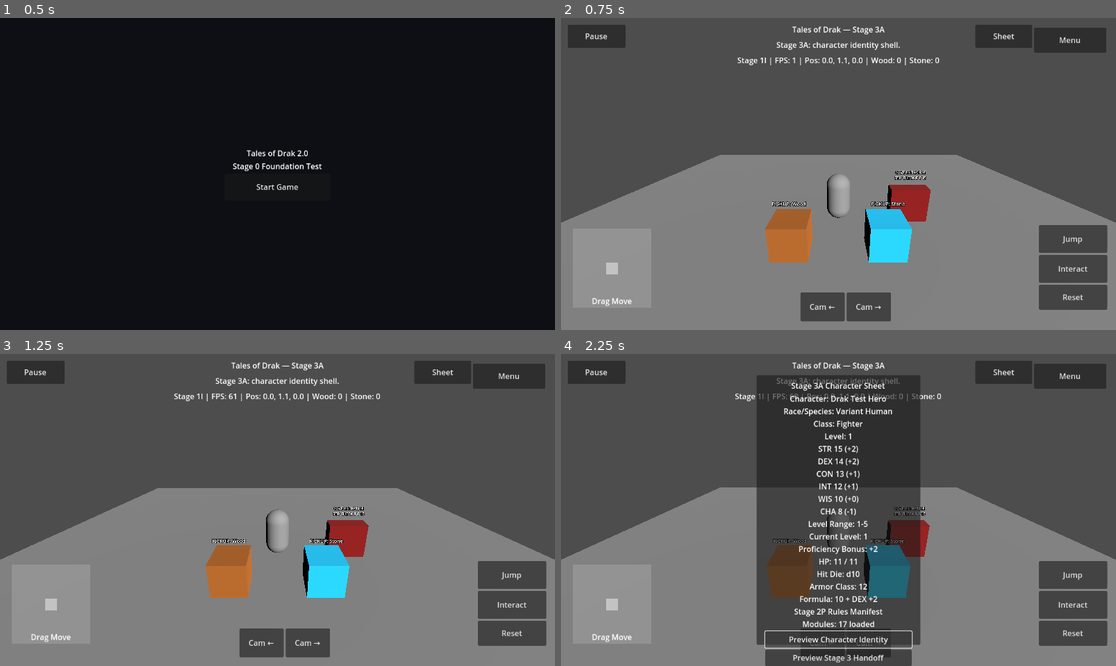
Above: before the commit, frames 1-4 (two rows, left to right).
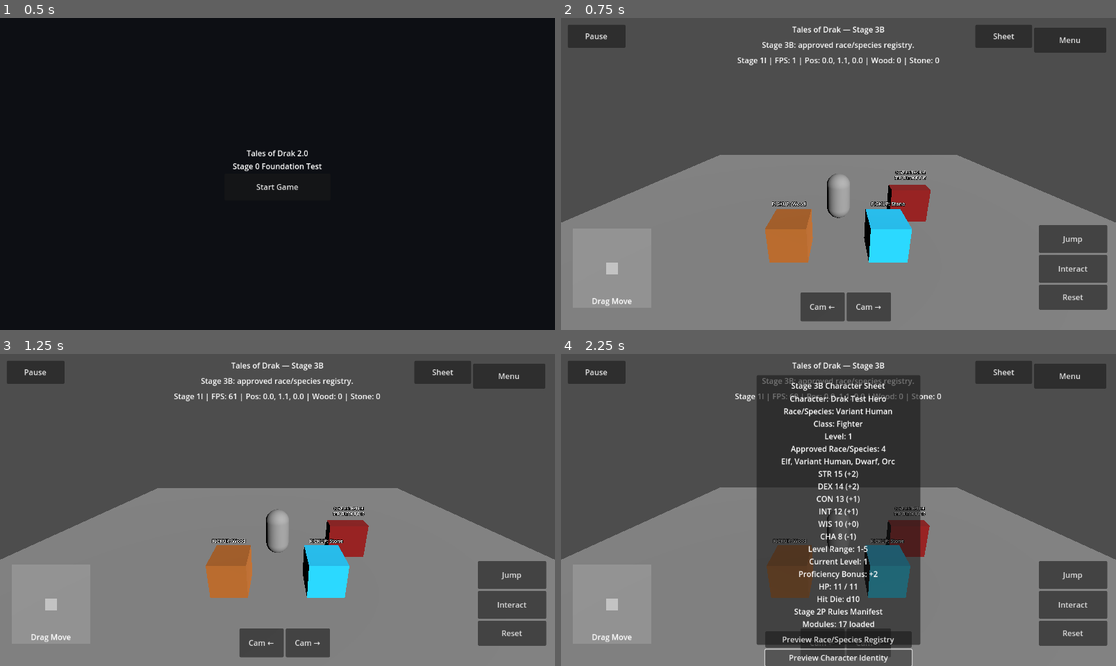
Above: after the commit, the same moments.

Repository: tristanvickery20/Tales-of-Drak-2.0
Game: Godot game, scene res://scenes/main_menu/main_menu.tscn
Two runs of this game, one before a commit and one after it. Both use one fixed random seed, a clock stepped at 60 frames per second and the inputs below.
Inputs:
- Up to frame 1 (0.5 s): no input
- Up to frame 2 (0.75 s): click "Start Game" at 0.5 s
- Up to frame 3 (1.25 s): no input
- Up to frame 4 (2.25 s): click "Sheet" at 1.25 s; click "Preview Character Identity" at 2 s

Frame 1 is identical in both runs. In frame 2, 0.3% of the frame differs, in the area x 36-64%, y 2-11%; in frame 3, 0.3%; in frame 4, 2.9%, in the area x 36-64%, y 2-100%.

Commit message:
Add Stage 3B race species registry sheet preview

Diff:
--- a/drak/ui/drak_character_sheet_overlay.gd
+++ b/drak/ui/drak_character_sheet_overlay.gd
@@ -16,13 +16,14 @@
 const SPELLCASTING_SCRIPT := preload("res://drak/rules/drak_spellcasting.gd")
 const RULES_MANIFEST_SCRIPT := preload("res://drak/rules/drak_rules_manifest.gd")
 
-const CURRENT_STAGE_TITLE := "Tales of Drak — Stage 3A"
-const CURRENT_STAGE_STATUS := "Stage 3A: character identity shell."
+const CURRENT_STAGE_TITLE := "Tales of Drak — Stage 3B"
+const CURRENT_STAGE_STATUS := "Stage 3B: approved race/species registry."
 const CURRENT_LEVEL := 1
 
 const CHARACTER_NAME := "Drak Test Hero"
 const RACE_SPECIES_NAME := "Variant Human"
 const CLASS_NAME := "Fighter"
+const APPROVED_RACE_SPECIES_TEXT := "Approved Race/Species: 4\nElf, Variant Human, Dwarf, Orc"
 
 var _ability_scores: DrakAbilityScores = ABILITY_SCORES_SCRIPT.new()
 var _dice_roller: DrakDiceRoller = DICE_ROLLER_SCRIPT.new()
@@ -102,7 +103,7 @@
 
 	var title := Label.new()
 	title.name = "CharacterSheetTitle"
-	title.text = "Stage 3A Character Sheet"
+	title.text = "Stage 3B Character Sheet"
 	title.horizontal_alignment = HORIZONTAL_ALIGNMENT_CENTER
 	title.mouse_filter = Control.MOUSE_FILTER_IGNORE
 	box.add_child(title)
@@ -113,6 +114,14 @@
 	_sheet_text.horizontal_alignment = HORIZONTAL_ALIGNMENT_CENTER
 	_sheet_text.mouse_filter = Control.MOUSE_FILTER_IGNORE
 	box.add_child(_sheet_text)
+
+	var race_registry_button := Button.new()
+	race_registry_button.name = "PreviewRaceSpeciesRegistryButton"
+	race_registry_button.text = "Preview Race/Species Registry"
+	race_registry_button.custom_minimum_size = Vector2(270, 34)
+	race_registry_button.mouse_filter = Control.MOUSE_FILTER_STOP
+	race_registry_button.pressed.connect(_preview_race_species_registry)
+	box.add_child(race_registry_button)
 
 	var identity_button := Button.new()
 	identity_button.name = "PreviewCharacterIdentityButton"
@@ -138,14 +147,6 @@
 	rules_audit_button.pressed.connect(_preview_rules_audit)
 	box.add_child(rules_audit_button)
 
-	var preview_level_button := Button.new()
-	preview_level_button.name = "PreviewLevelFiveButton"
-	preview_level_button.text = "Preview Level 5"
-	preview_level_button.custom_minimum_size = Vector2(270, 34)
-	preview_level_button.mouse_filter = Control.MOUSE_FILTER_STOP
-	preview_level_button.pressed.connect(_preview_level_five)
-	box.add_child(preview_level_button)
-
 	var spend_hit_die_button := Button.new()
 	spend_hit_die_button.name = "SpendHitDieButton"
 	spend_hit_die_button.text = "Spend Hit Die"
@@ -164,7 +165,7 @@
 
 	_check_result_text = Label.new()
 	_check_result_text.name = "CheckResultText"
-	_check_result_text.text = "No identity preview yet."
+	_check_result_text.text = "No race/species preview yet."
 	_check_result_text.custom_minimum_size = Vector2(270, 46)
 	_check_result_text.size_flags_vertical = Control.SIZE_SHRINK_CENTER
 	_check_result_text.autowrap_mode = TextServer.AUTOWRAP_WORD_SMART
@@ -175,7 +176,7 @@
 
 	var note := Label.new()
 	note.name = "CharacterSheetNote"
-	note.text = "Stage 3A identity only. No race traits/class features yet."
+	note.text = "Stage 3B registry only. No race traits/stat changes yet."
 	note.autowrap_mode = TextServer.AUTOWRAP_WORD_SMART
 	note.horizontal_alignment = HORIZONTAL_ALIGNMENT_CENTER
 	note.mouse_filter = Control.MOUSE_FILTER_IGNORE
@@ -192,10 +193,10 @@
 func _get_sheet_text() -> String:
 	return "%s\n%s\n%s\n%s\n%s\n%s" % [
 		_get_character_identity_summary(),
+		APPROVED_RACE_SPECIES_TEXT,
 		_ability_scores.get_summary_text(),
 		_level_progression.get_summary_text(CURRENT_LEVEL),
 		_hit_points.get_summary_text(_ability_scores.get_constitution_modifier()),
-		_armor_class.get_summary_text(_ability_scores.get_dexterity_modifier()),
 		_rules_manifest.get_summary_text(),
 	]
 
@@ -215,17 +216,17 @@
 func _hide_sheet() -> void:
 	_sheet_panel.visible = false
 
+func _preview_race_species_registry() -> void:
+	_check_result_text.text = "Approved: Elf, Variant Human, Dwarf, Orc. No traits/stat changes yet."
+
 func _preview_character_identity() -> void:
-	_check_result_text.text = "Stage 3A identity: Variant Human Fighter 1. No traits/features yet."
+	_check_result_text.text = "Identity: Variant Human Fighter 1. Labels only for now."
 
 func _preview_stage3_handoff() -> void:
-	_check_result_text.text = "Stage 3 starts identity shell first. Traits/features come later."
+	_check_result_text.text = "Stage 3 adds identity, race registry, then class registry."
 
 func _preview_rules_audit() -> void:
 	_check_result_text.text = _rules_manifest.get_audit_text()
-
-func _preview_level_five() -> void:
-	_check_result_text.text = "Level 5 preview: Proficiency Bonus +3. No class/race features yet."
 
 func _spend_hit_die() -> void:
 	var result := _rest_tracker.spend_hit_die(_ability_scores.get_constitution_modifier())
@@ -269,6 +270,6 @@
 
 func _replace_stage_text(text: String) -> String:
 	var updated := text
-	for stage_name in ["Stage 11", "Stage 1I", "Stage 1E", "Sta …(206 unchanged characters)…  2O", "Stage 2P", "Stage 2Q", "Stage 2R"]:
-		updated = updated.replace(stage_name, "Stage 3A")
+	for stage_name in ["Stage 11", "Stage 1I", "Stage 1E", "Sta …(206 unchanged characters)…  2O", "Stage 2P", "Stage 2Q", "Stage 2R", "Stage 3A"]:
+		updated = updated.replace(stage_name, "Stage 3B")
 	return updated
